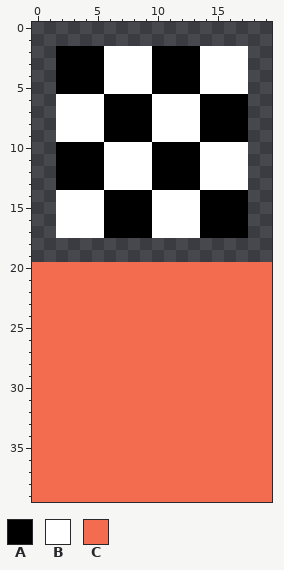
A pixel-art sprite gets an edit: tilesets/tileset_collision/output_tileset.png. Above is the file before it was changed.
The file is 20x40 pixels.
Palette (. is transparent): A #000000  B #ffffff  C #f36c4f
The same view after the edit:
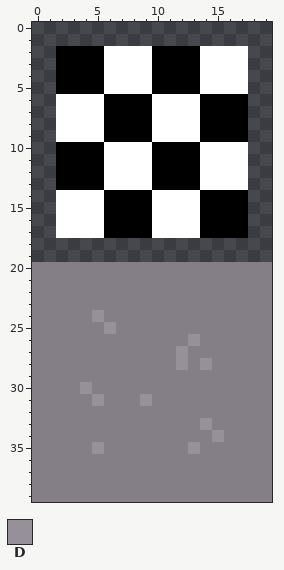
Colours new in this view: D #969099
Edits made:
colour C: #f36c4f -> #847e87
Changed rows in their new state; - is a pixel that keeps its letter.
first column x 4:
24 -D----------
25 --D---------
26 ---------D--
27 --------D---
28 --------D-D-
30 D-----------
31 -D---D------
33 ----------D-
34 -----------D
35 -D-------D--
Changed places in both pictures, as pixel boxes (x1, y1, x2, y2):
changed: (32, 262, 272, 502)
